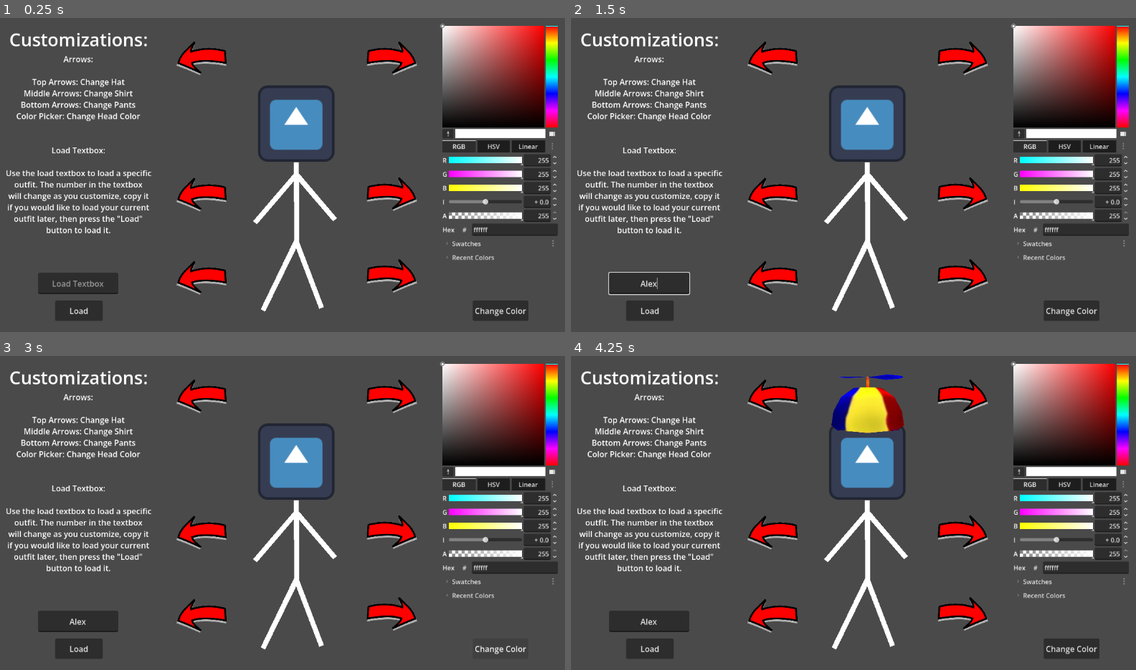
Above: before the commit, frames 1-4 (two rows, left to right).
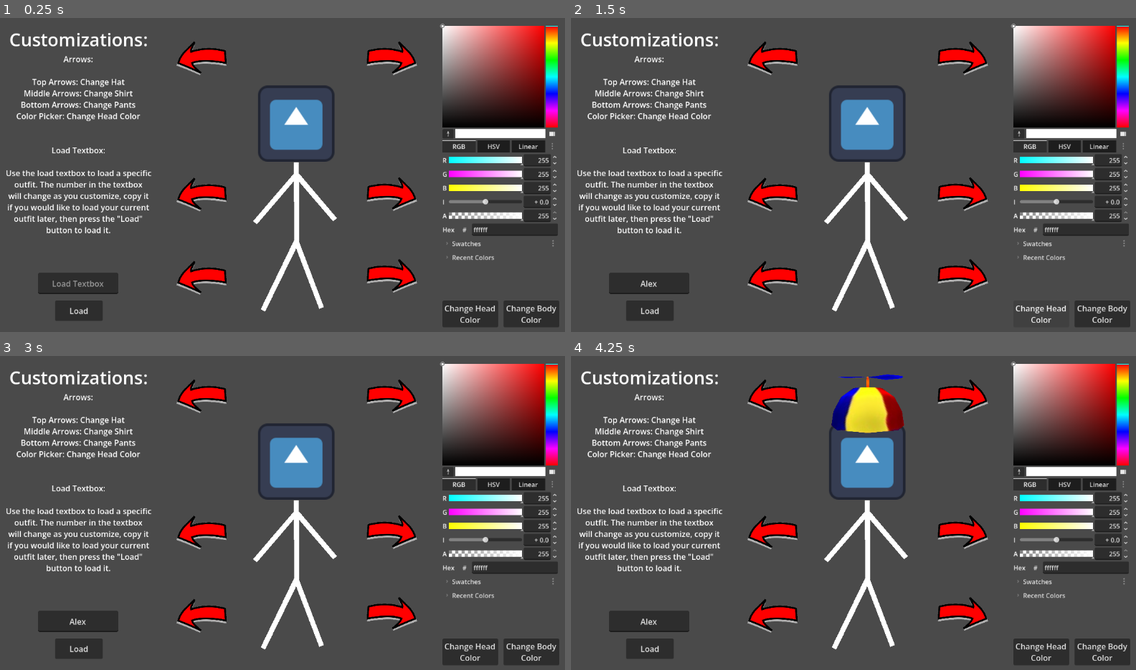
Above: after the commit, the same moments.

Repository: CISC204-S26/project3-rodrigoq
Game: Godot game, scene res://Scenes/Main.tscn
Same seed, same stepped clock (60 frames per second), same inputs: the game is played once before the commit and once after it. The engine's default icon, where the game draws it, is replaced by a stand-in: a white triangle on a blue panel in a dark square.
Inputs (mouse positions are in pixels of both pictures, inside the frame that each line leads up to):
- Up to frame 1 (0.25 s): no input
- Up to frame 2 (1.5 s): click (650, 284) at 0.52 s; type "Alex" at 0.6 s; click (1039, 313) at 1.25 s, where only the run after the commit has a clickable "Change Head Color"
- Up to frame 3 (3 s): click (531, 651) at 2 s, where only the run after the commit has a clickable "Change Body Color"; click (502, 648) at 2.75 s, where only the run before the commit has a clickable "Change Color"
- Up to frame 4 (4.25 s): click (960, 396) at 3.5 s

The runs differ from the first frame. In frame 1, 1.2% of the frame differs, in the area x 78-99%, y 89-99%; in frame 2, 0.9%; in frame 3, 1.2%; in frame 4, 1.2%.

Commit message:
Functioning update head & body color buttons
The change head and body color buttons are now functioning and update their colors according to the current color selection in the color picker.

Diff:
--- a/project-3-character-creator/Scenes/Character.gd
+++ b/project-3-character-creator/Scenes/Character.gd
@@ -3,6 +3,8 @@
 @onready var hat_sprite = $Visuals/Clothes/Hats/Hat1
 @onready var shirt_sprite = $Visuals/Clothes/Shirts/Shirt1
 @onready var pants_sprite = $Visuals/Clothes/Pants/Pants1
+@onready var head = $Visuals/Head
+@onready var body = $Visuals/Body
 
 # Called when the node enters the scene tree for the first time.
 func _ready() -> void:
@@ -16,6 +18,17 @@
 	GameState.pants_changed.connect(update_pants)
 	update_pants(GameState.pantsIndex)
 
+	GameState.head_color_changed.connect(update_head_color)
+	update_head_color(GameState.head_color)
+
+	GameState.skin_color_changed.connect(update_skin_color)
+	update_skin_color(GameState.skin_color)
+
+func update_head_color(color: Color):
+	head.modulate = color
+
+func update_skin_color(color: Color):
+	body.modulate = color
 
 func update_hat(index):
 	var tex = GameState.hats[index]
--- a/project-3-character-creator/Scenes/Main.tscn
+++ b/project-3-character-creator/Scenes/Main.tscn
@@ -12,6 +12,8 @@
 [ext_resource type="Texture2D" uid="uid://dwphek3syii3o" path="res://Assets/Pants/Pants1.webp" id="5_jw32o"]
 [ext_resource type="Script" uid="uid://hu1sgcrle2ck" path="res://Scenes/shirt_button_left.gd" id="6_1p5hy"]
 [ext_resource type="Script" uid="uid://cv4gwpokuh7ac" path="res://Scenes/pants_button_left.gd" id="7_h1m7h"]
+[ext_resource type="Script" uid="uid://dmwxr6hmvl0fl" path="res://Scenes/head_color_button.gd" id="13_frkhe"]
+[ext_resource type="Script" uid="uid://dmq7672lsedb0" path="res://Scenes/body_color_button.gd" id="14_1p5hy"]
 
 [node name="Node2D" type="Node2D" unique_id=683501601]
 metadata/_edit_lock_ = true
@@ -94,13 +96,6 @@
 offset_bottom = 614.0
 text = "Load"
 
-[node name="ColorPicker" type="ColorPicker" parent="." unique_id=1957391615]
-offset_left = 891.0
-offset_top = 16.0
-offset_right = 1189.0
-offset_bottom = 623.0
-scale = Vector2(0.8, 0.8)
-
 [node name="InstructionHeader" type="Label" parent="." unique_id=1333156263]
 offset_right = 325.0
 offset_bottom = 93.0
@@ -173,9 +168,27 @@
 scale = Vector2(0.2066667, 0.18449993)
 texture = ExtResource("5_jw32o")
 
-[node name="ColorPickerButton" type="Button" parent="." unique_id=499713501]
-offset_left = 955.0
+[node name="HeadColorButton" type="Button" parent="." unique_id=499713501]
+offset_left = 894.0
 offset_top = 573.0
-offset_right = 1067.0
+offset_right = 1006.0
 offset_bottom = 614.0
-text = "Change Color"
+text = "Change Head
+Color"
+script = ExtResource("13_frkhe")
+
+[node name="BodyColorButton" type="Button" parent="." unique_id=979386125]
+offset_left = 1017.0
+offset_top = 573.0
+offset_right = 1129.0
+offset_bottom = 614.0
+text = "Change Body
+Color"
+script = ExtResource("14_1p5hy")
+
+[node name="ColorPicker" type="ColorPicker" parent="." unique_id=1957391615]
+offset_left = 891.0
+offset_top = 16.0
+offset_right = 1189.0
+offset_bottom = 623.0
+scale = Vector2(0.8, 0.8)
--- /dev/null
+++ b/project-3-character-creator/Scenes/body_color_button.gd
@@ -0,0 +1,5 @@
+extends Button
+@onready var color_picker = $"../ColorPicker"
+
+func _pressed() -> void:
+	GameState.set_skin_color(color_picker.color)
--- a/project-3-character-creator/Scenes/hat_left_button.gd
+++ b/project-3-character-creator/Scenes/hat_left_button.gd
@@ -1,14 +1,4 @@
 extends TextureButton
-
-
-# Called when the node enters the scene tree for the first time.
-func _ready() -> void:
-	pass # Replace with function body.
-
-
-# Called every frame. 'delta' is the elapsed time since the previous frame.
-func _process(delta: float) -> void:
-	pass
 
 func _pressed() -> void:
 	GameState.change_hat(-1)
--- a/project-3-character-creator/Scenes/hat_right_button.gd
+++ b/project-3-character-creator/Scenes/hat_right_button.gd
@@ -1,14 +1,4 @@
 extends TextureButton
-
-
-# Called when the node enters the scene tree for the first time.
-func _ready() -> void:
-	pass # Replace with function body.
-
-
-# Called every frame. 'delta' is the elapsed time since the previous frame.
-func _process(delta: float) -> void:
-	pass
 
 func _pressed() -> void:
 	GameState.change_hat(1)
--- /dev/null
+++ b/project-3-character-creator/Scenes/head_color_button.gd
@@ -0,0 +1,5 @@
+extends Button
+@onready var color_picker = $"../ColorPicker"
+
+func _pressed() -> void:
+	GameState.set_head_color(color_picker.color)
--- a/project-3-character-creator/Scenes/pants_button_left.gd
+++ b/project-3-character-creator/Scenes/pants_button_left.gd
@@ -1,14 +1,4 @@
 extends TextureButton
-
-
-# Called when the node enters the scene tree for the first time.
-func _ready() -> void:
-	pass # Replace with function body.
-
-
-# Called every frame. 'delta' is the elapsed time since the previous frame.
-func _process(delta: float) -> void:
-	pass
 
 func _pressed() -> void:
 	GameState.change_pants(-1)
--- a/project-3-character-creator/Scenes/pants_button_right.gd
+++ b/project-3-character-creator/Scenes/pants_button_right.gd
@@ -1,14 +1,4 @@
 extends TextureButton
-
-
-# Called when the node enters the scene tree for the first time.
-func _ready() -> void:
-	pass # Replace with function body.
-
-
-# Called every frame. 'delta' is the elapsed time since the previous frame.
-func _process(delta: float) -> void:
-	pass
 
 func _pressed() -> void:
 	GameState.change_pants(1)
--- a/project-3-character-creator/Scenes/shirt_button_left.gd
+++ b/project-3-character-creator/Scenes/shirt_button_left.gd
@@ -1,14 +1,4 @@
 extends TextureButton
-
-
-# Called when the node enters the scene tree for the first time.
-func _ready() -> void:
-	pass # Replace with function body.
-
-
-# Called every frame. 'delta' is the elapsed time since the previous frame.
-func _process(delta: float) -> void:
-	pass
 
 func _pressed() -> void:
 	GameState.change_shirt(-1)
--- a/project-3-character-creator/Scenes/shirt_button_right.gd
+++ b/project-3-character-creator/Scenes/shirt_button_right.gd
@@ -1,14 +1,4 @@
 extends TextureButton
-
-
-# Called when the node enters the scene tree for the first time.
-func _ready() -> void:
-	pass # Replace with function body.
-
-
-# Called every frame. 'delta' is the elapsed time since the previous frame.
-func _process(delta: float) -> void:
-	pass
 
 func _pressed() -> void:
 	GameState.change_shirt(1)
--- a/project-3-character-creator/Scripts/game_state.gd
+++ b/project-3-character-creator/Scripts/game_state.gd
@@ -21,14 +21,21 @@
 signal shirt_changed
 signal pants_changed
 
-# Called when the node enters the scene tree for the first time.
-func _ready() -> void:
-	pass # Replace with function body.
+var head_color: Color = Color.WHITE
+var skin_color: Color = Color.WHITE
 
+signal head_color_changed(color)
+signal skin_color_changed(color)
 
-# Called every frame. 'delta' is the elapsed time since the previous frame.
-func _process(delta: float) -> void:
-	pass
+func set_head_color(color: Color):
+	head_color = color
+	print("New head color: ", color)
+	head_color_changed.emit(color)
+
+func set_skin_color(color: Color):
+	skin_color = color
+	print("New body color: ", color)
+	skin_color_changed.emit(color)
 
 func change_hat(direction):
 	hatIndex = (hatIndex + direction) % hats.size()
Not shown, added: project-3-character-creator/Scenes/body_color_button.gd.uid
Not shown, added: project-3-character-creator/Scenes/head_color_button.gd.uid
